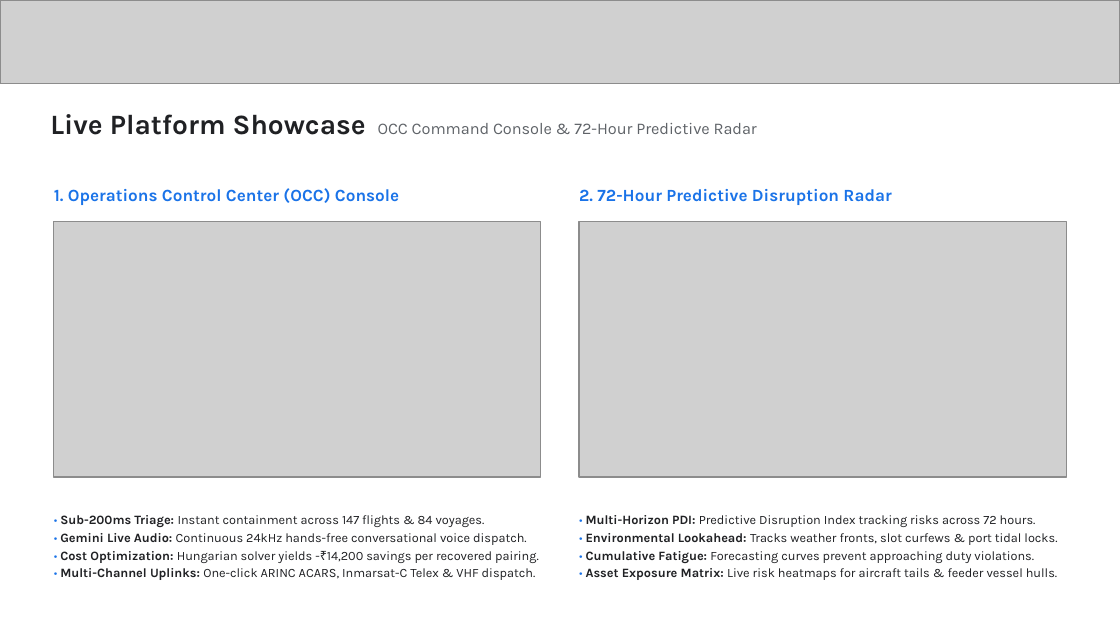
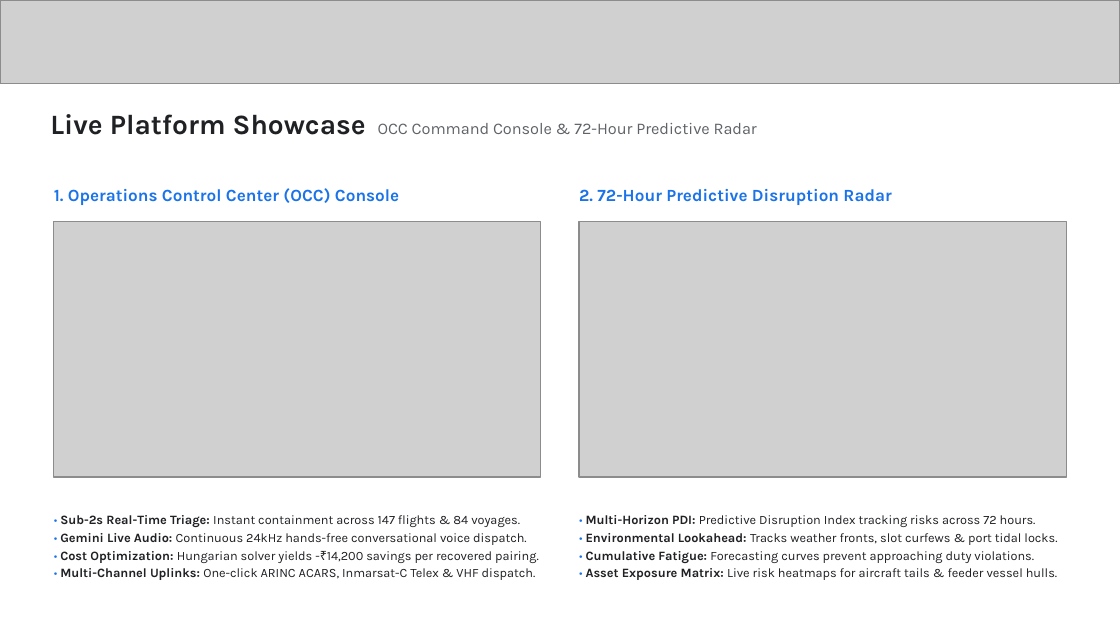
Before and after one commit to chiraghs/crewops, a slide deck: slide 7 of submission/CrewOps - Startup Buildathon Idea Submission.pptx (slide 8 before the commit). Drawn at 1120x630 pixels with LibreOffice and Linux fonts; fonts in the diff are those of the drawing; grey boxes stand for pictures. Boxes give left, top, right and bottom in pixels: in the first picture for what was removed or moved away, otherwise in the second. Text is boxed around its words. In the diff, an @@ line names an element or a change of style, - is before the commit and + after.

```diff
--- a/submission/CrewOps - Startup Buildathon Idea Submission.pptx
+++ b/submission/CrewOps - Startup Buildathon Idea Submission.pptx
@@ text at (60, 515, 520, 527): text changed @@
-• Sub-200ms Triage: Instant containment across 147 flights & 84 voyages.
+• Sub-2s Real-Time Triage: Instant containment across 147 flights & 84 voyages.
```
Also in this commit, not shown: 2 other slides changed, 1 slide removed, 3 other files.
